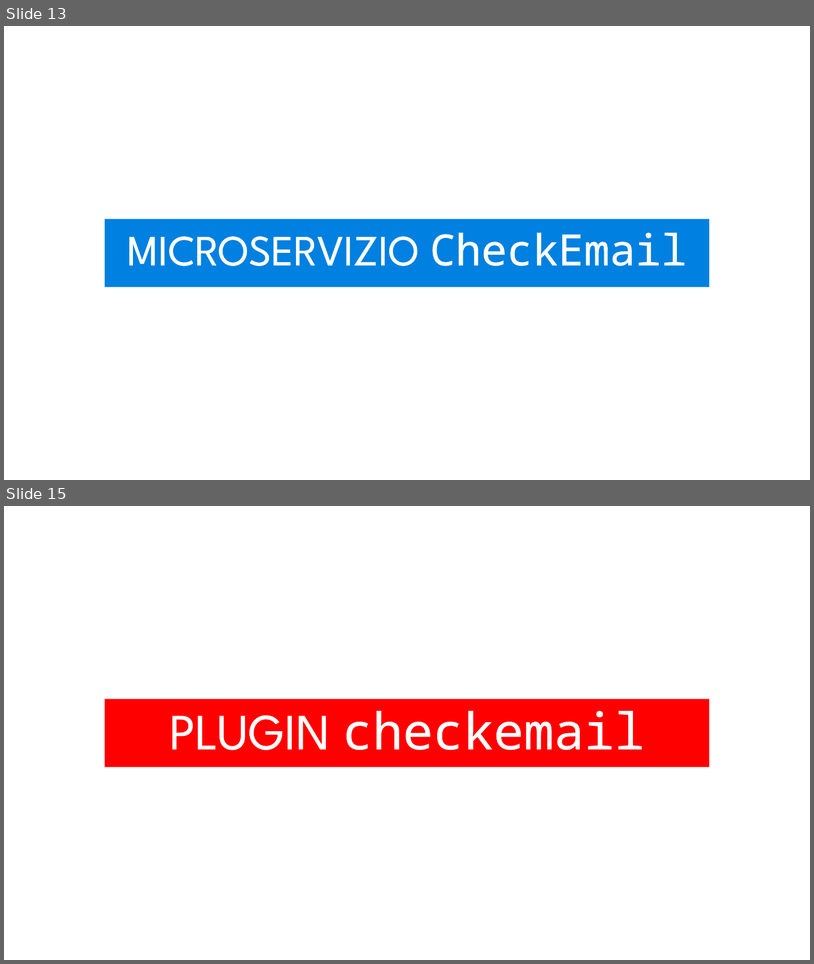
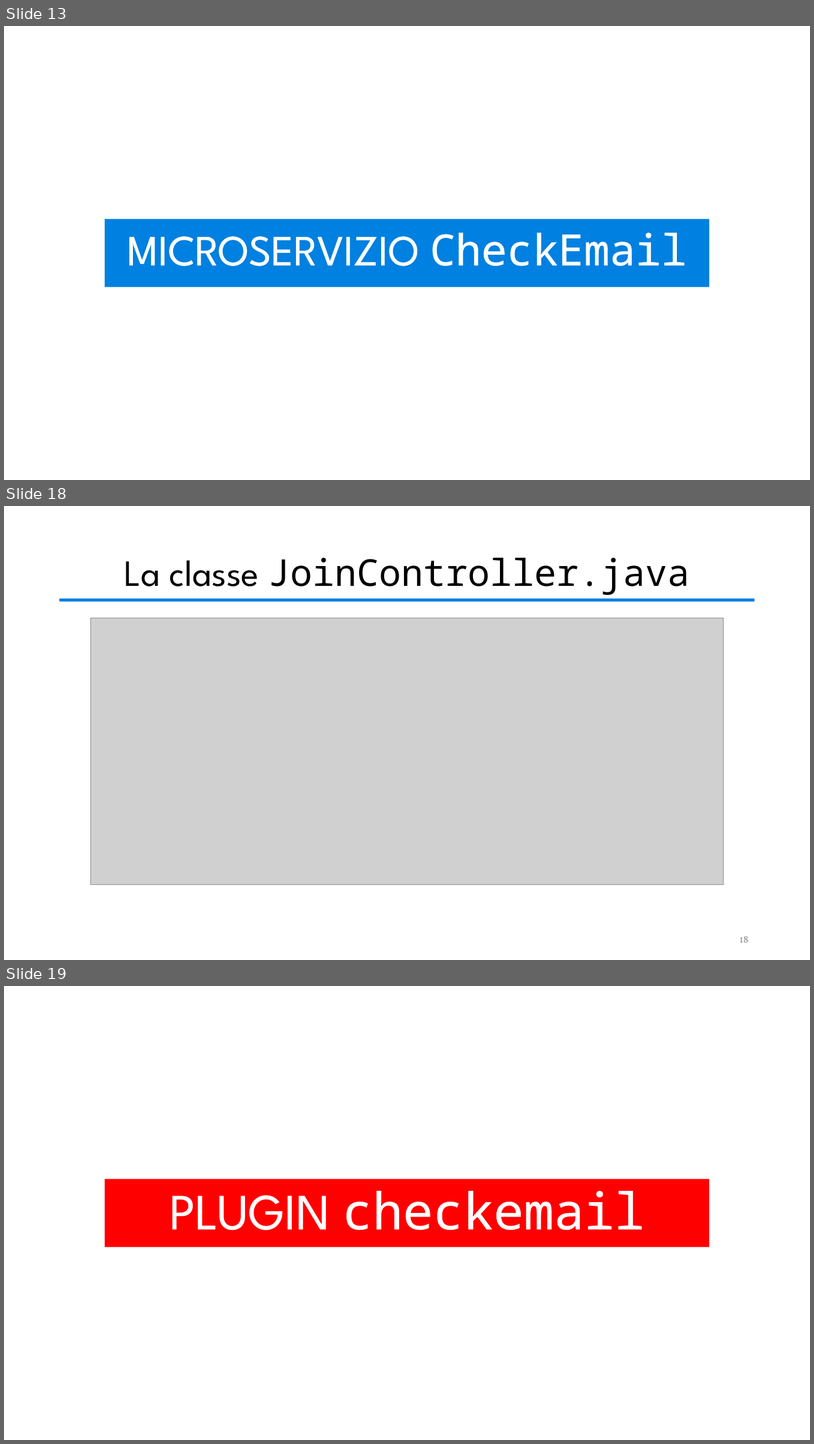
Before and after one commit to valeriodesiati/tesi, a slide deck: Presentazione/Valerio Desiati - Presentazione Discussione.pptx. Shown one above the other, each under a label of ours: slides 13 and 15 before the commit, slides 13, 18 and 19 after it; the slides between them are not shown. The pictures are 814x964 and 814x1444 pixels, drawn with LibreOffice and Linux fonts; fonts in the diff are those of the drawing; grey boxes stand for pictures. Boxes give left, top, right and bottom in pixels: in the first picture for what was removed or moved away, otherwise in the second. Text is boxed around its words. In the diff, an @@ line names an element or a change of style, - is before the commit and + after.

```diff
--- a/Presentazione/Valerio Desiati - Presentazione Discussione.pptx
+++ b/Presentazione/Valerio Desiati - Presentazione Discussione.pptx
@@ slide 18 added at (x1=4, y1=506, x2=810, y2=960), background #FFFFFF @@
@@ title added at (x1=124, y1=558, x2=690, y2=595), 44 pt, text #000000 @@
+La classe JoinController.java
@@ rectangle added at (x1=59, y1=598, x2=755, y2=601), fill #0080E0 @@
@@ picture added at (x1=90, y1=618, x2=723, y2=884) @@
@@ page number added at (x1=740, y1=936, x2=749, y2=942), 12 pt, text #8C8C8C @@
+18
@@ what was slide 15 is now slide 19 @@
```
Also in this commit, not shown: 2 slides changed, 9 other slides added, 3 slides removed, 2 other files.
